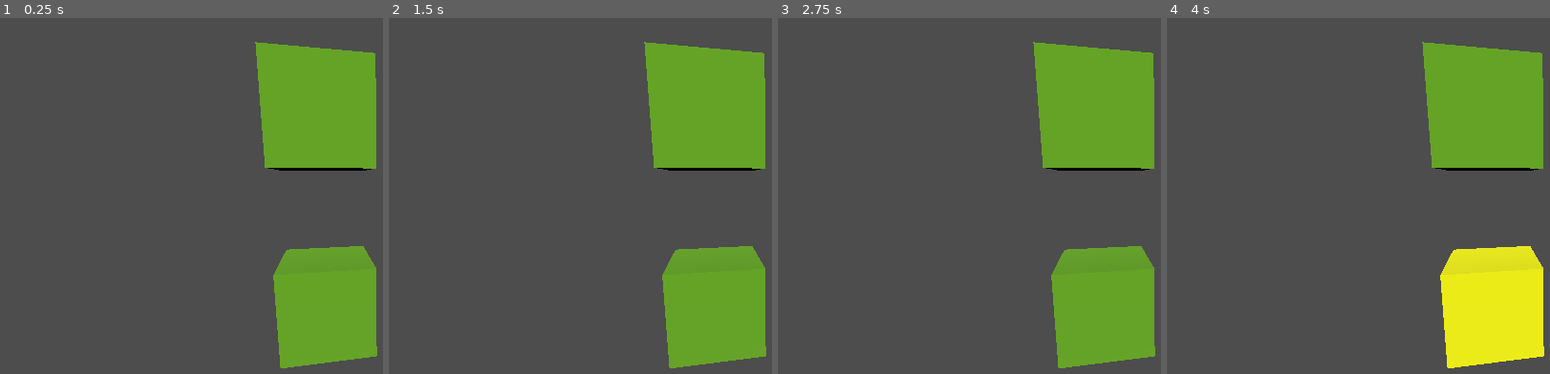
Above: before the commit, frames 1-4 (left to right).
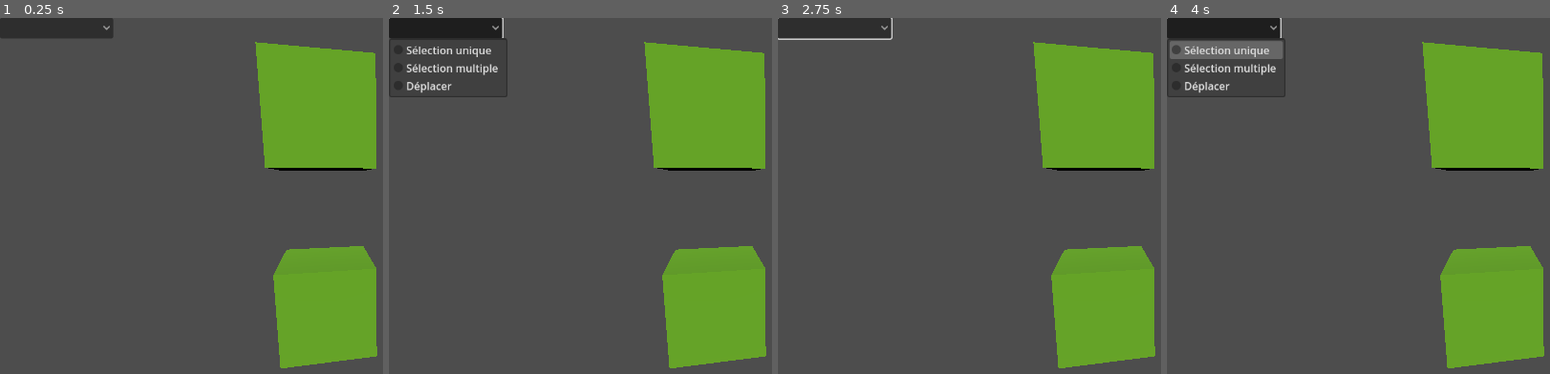
Above: after the commit, the same moments.

Repository: Emeraudia/LetsCraft
Game: Godot game, scene res://Main.tscn
The game is run twice, just before and just after one commit, with the same random seed, the same clock (stepped at 60 frames per second) and the same inputs.
Inputs (mouse positions are in pixels of both pictures, inside the frame that each line leads up to):
- Up to frame 1 (0.25 s): no input
- Up to frame 2 (1.5 s): click (446, 28) at 0.52 s; tap Enter at 1.25 s; move the mouse to (outside the picture) at 1.27 s; hold B (B) from 1.28 s (still down)
- Up to frame 3 (2.75 s): tap P (Plan) at 1.55, 2.1 s; tap Space at 2 s; move the mouse to (1007, 252) at 2.02 s; release B (B) at 2.03 s; click (1007, 252) at 2.3 s
- Up to frame 4 (4 s): tap Enter at 2.75 s; move the mouse to (outside the picture) at 2.77 s; press the mouse at (outside the picture) at 2.78 s; tap B (B) at 3.05, 3.6 s; tap Space at 3.5 s; move the mouse to (1511, 317) at 3.52 s; release the mouse at (1511, 317) at 3.53 s; tap P (Plan) at 3.8 s

The runs differ from the first frame. In frame 1, 1.7% of the frame differs, in the area x 0-30%, y 0-6%; in frame 2, 2.8%; in frame 3, 1.8%; in frame 4, 12%, in the area x 0-99%, y 0-99%.

Commit message:
#6: Implémenter UI Sélection

Diff:
--- a/Main.gd
+++ b/Main.gd
@@ -15,8 +15,11 @@
 	Plan,
 	Profondeur,
 }
+
+var uiFocus = false
+
 var pieceClicked = false
-var mode = SelectionMode.Only
+var mode = SelectionMode.Off
 var translate = TranslationMode.Off
 var dragDist = 0
 var mouseOrigin = Vector3(0,0,0)
@@ -32,10 +35,10 @@
 
 # Called every frame. 'delta' is the elapsed time since the previous frame.
 func _process(_delta):
-	selection_mode()
+	# selection_mode()
 
 	#selection
-	if(Input.is_action_pressed("click_gauche") && pieceClicked == false && mode != SelectionMode.Off):
+	if(Input.is_action_pressed("click_gauche") && pieceClicked == false && mode != SelectionMode.Off && !uiFocus):
 		unselectAll()
 	elif(Input.is_action_pressed("click_gauche")):
 		pieceClicked = false
@@ -48,8 +51,6 @@
 	if(!listSelection.is_empty() && Input.is_action_pressed("click_gauche") && translate != TranslationMode.Off):
 
 		if(translate == TranslationMode.Plan):
-
-
 
 			mouseCurrentPos = get_viewport().get_mouse_position()
 
@@ -110,3 +111,22 @@
 func reset_mode():
 	mode = SelectionMode.Off
 	translate = TranslationMode.Off
+
+func _on_editor_option_button(index):
+	reset_mode()
+	match index:
+		0:
+			mode = SelectionMode.Only
+		1:
+			mode = SelectionMode.Multi
+		2:
+			translate = TranslationMode.Plan
+
+
+
+
+func _on_editor_mouse_entered():
+	uiFocus = false
+
+func _on_editor_mouse_exited():
+	uiFocus = true
--- a/Main.tscn
+++ b/Main.tscn
@@ -1,7 +1,8 @@
-[gd_scene load_steps=3 format=3 uid="uid://cor1wiuenw6yt"]
+[gd_scene load_steps=4 format=3 uid="uid://cor1wiuenw6yt"]
 
 [ext_resource type="Script" path="res://Main.gd" id="1_ltjda"]
 [ext_resource type="PackedScene" uid="uid://cqnvk7yl413ja" path="res://Pieces.tscn" id="1_qoeyq"]
+[ext_resource type="PackedScene" uid="uid://6ou4f1qwuioe" path="res://UI/Screens/Editor.tscn" id="3_qvnvb"]
 
 [node name="main" type="Node"]
 script = ExtResource("1_ltjda")
@@ -17,3 +18,9 @@
 
 [node name="piece2" parent="." instance=ExtResource("1_qoeyq")]
 transform = Transform3D(1, 0, 0, 0, 1, 0, 0, 0, 1, 0, 2, 0)
+
+[node name="Editor" parent="." instance=ExtResource("3_qvnvb")]
+
+[connection signal="mouse_entered" from="Editor" to="." method="_on_editor_mouse_entered"]
+[connection signal="mouse_exited" from="Editor" to="." method="_on_editor_mouse_exited"]
+[connection signal="optionButton" from="Editor" to="." method="_on_editor_option_button"]
--- /dev/null
+++ b/UI/MainUI.tscn
@@ -0,0 +1,9 @@
+[gd_scene format=3 uid="uid://cqsymvt4hf4lw"]
+
+[node name="MainUI" type="Control"]
+layout_mode = 3
+anchors_preset = 15
+anchor_right = 1.0
+anchor_bottom = 1.0
+grow_horizontal = 2
+grow_vertical = 2
--- /dev/null
+++ b/UI/Screens/Editor.gd
@@ -0,0 +1,6 @@
+extends Control
+
+signal optionButton
+
+func _on_option_button_item_selected(index):
+	optionButton.emit(index)
--- /dev/null
+++ b/UI/Screens/Editor.tscn
@@ -0,0 +1,26 @@
+[gd_scene load_steps=2 format=3 uid="uid://6ou4f1qwuioe"]
+
+[ext_resource type="Script" path="res://UI/Screens/Editor.gd" id="1_kgirg"]
+
+[node name="Editor" type="Control"]
+layout_mode = 3
+anchors_preset = 15
+anchor_right = 1.0
+anchor_bottom = 1.0
+grow_horizontal = 2
+grow_vertical = 2
+script = ExtResource("1_kgirg")
+
+[node name="OptionButton" type="OptionButton" parent="."]
+layout_mode = 0
+offset_right = 14.0
+offset_bottom = 20.0
+item_count = 3
+popup/item_0/text = "Sélection unique"
+popup/item_0/id = 0
+popup/item_1/text = "Sélection multiple"
+popup/item_1/id = 1
+popup/item_2/text = "Déplacer"
+popup/item_2/id = 2
+
+[connection signal="item_selected" from="OptionButton" to="." method="_on_option_button_item_selected"]
